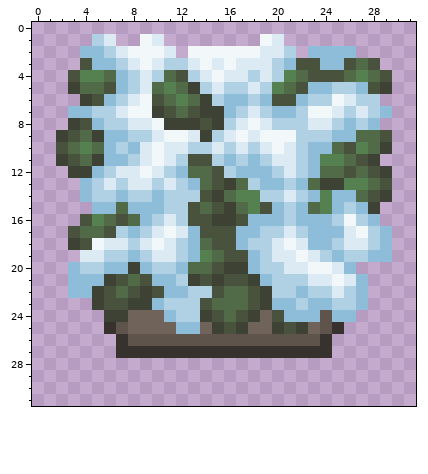
Pixel-art sprite, stored at Resources/Textures/SS220/Structures/Furniture/Hedge/hedge_snow.rsi/full.png. This is how it looked before the edit.
The file is 32x32 pixels.
After the commit:
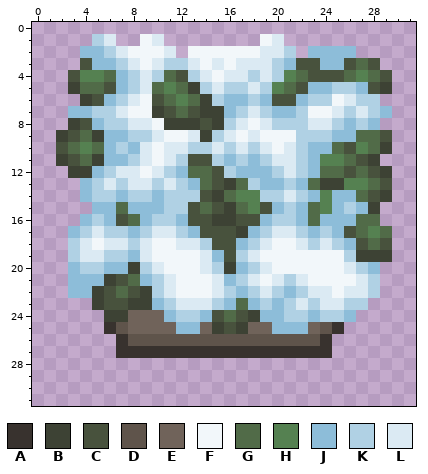
Palette (. is transparent): A #38322e  B #3d4234  C #48523d  D #5f544b  E #70635a  F #f2f7fa  G #516b48  H #558151  J #8dbdd9  K #b0d1e4  L #dbeaf3
From old to new:
@@ x 0..31 @@
 15 .....JJGJJJKKCGCBGHCJKJGHJKJB...
-16 ....CHGCGJKLKCCBBCJJJKJJJKFKJ...
-17 ...CGGCKJKLFLJCCCJJKKLKJJJLFKJ..
-18 ...BCFLLKLFLKJGCCJKKLFLJJKLLKJ..
-19 ....LLKKJKLLKJHGCCJKLLFLKJKKJJ..
-20 ...JKKJJBJKKJGGCBBJKKLLFFLJ.....
-21 ...JJJBCGCJJKBCBCCBJKKKLLFLJ....
-22 ...JJBCGCBCJJKKCGGCBKKJKKLKJ....
-23 .....BCCBBJKKKCGGGCBJJKJJKKJ....
-24 ......BBEEEJKKBCGCBECJJJDJJ.....
-25 ......ADEEEEJJEBCBEEBCBEDA......
+16 ....JKJCGJKKJCCBBCCJKKJGJJJGG...
+17 ...JKLKKJKLLKJCCCBJKLLKJKJCGHG..
+18 ...KLFLLKLFFLLKCCJKLFFLKLKJCGC..
+19 ...KLLKKJLFFFFLJCKLFFFFFFFKBBB..
+20 ...JKKJJBKLFFFLKBJKLFFFFFFLKJ...
+21 ...JJJBCGJKLFFFLJKLFLKLFFFFLK...
+22 ...JJBCGCBKLFFFLKJKLKJKLLFLLK...
+23 .....BCCBBJKLLLKJGJKJKLKLLKK....
+24 ......BBEEEJKKJCGCBJJKKJKKJ.....
+25 ......ADEEEEJJEBCBEEJJJEDA......
 26 .......ADDDDDDDDDDDDDDDDA.......
